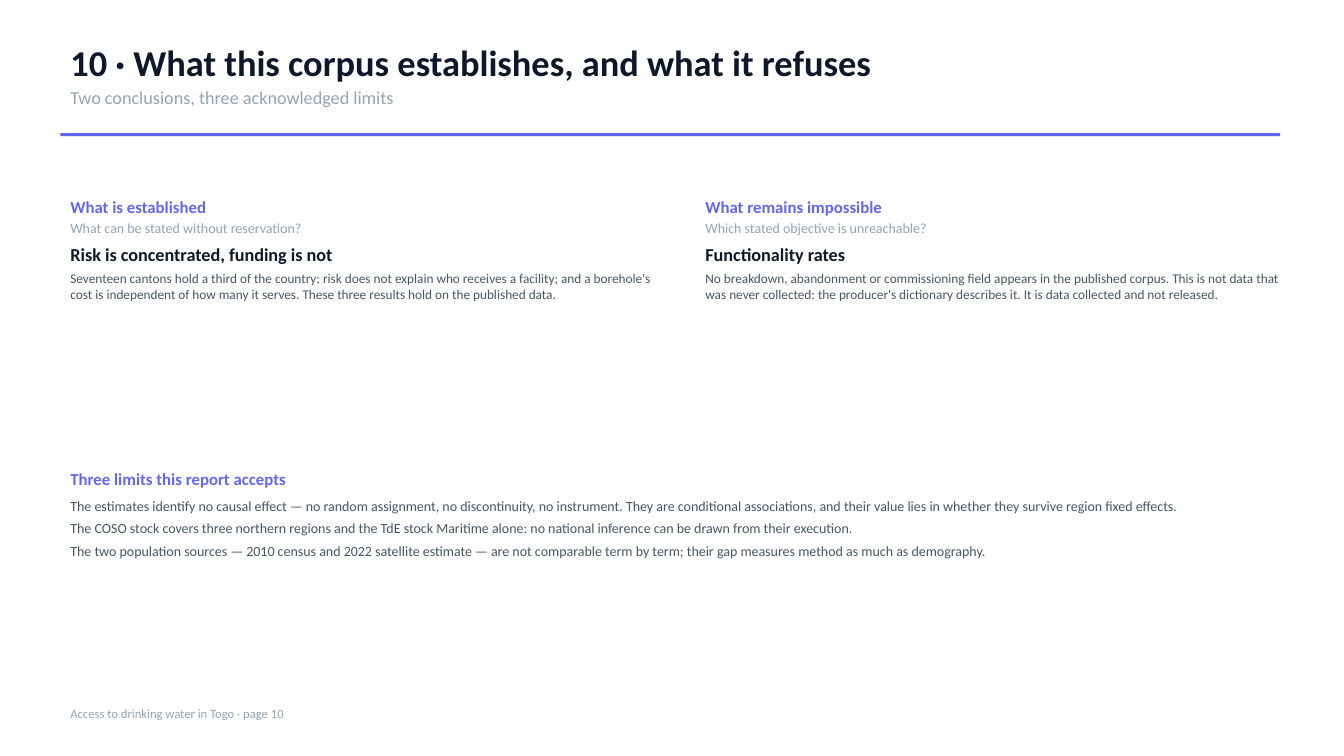
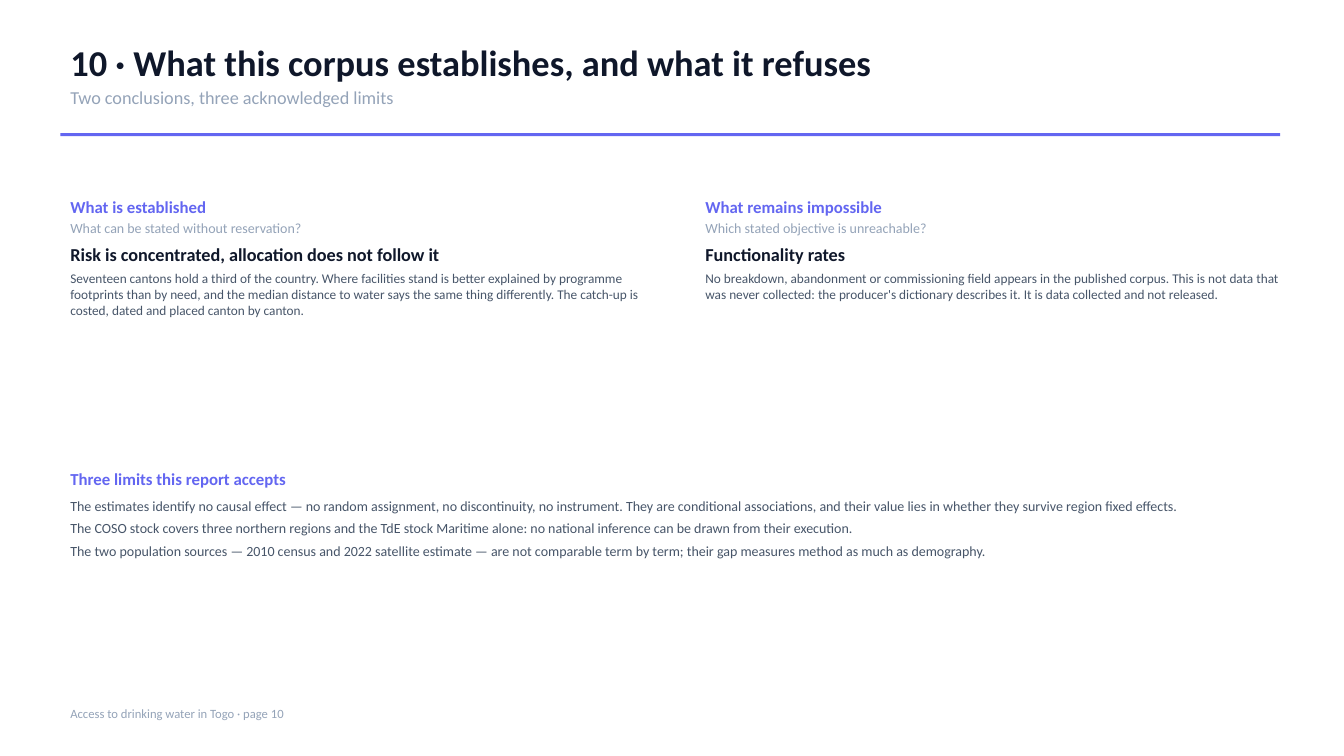
Before and after one commit to Bernardpip/data_lab_challenges, a slide deck: slide 10 of Togo-environnement-hydrolique/rapport/Togo_Water_Sanitation_Report.pptx. Drawn at 1344x756 pixels with LibreOffice and Linux fonts; fonts in the diff are those of the drawing. Boxes give left, top, right and bottom in pixels: in the first picture for what was removed or moved away, otherwise in the second. Text is boxed around its words. In the diff, an @@ line names an element or a change of style, - is before the commit and + after.

```diff
--- a/Togo-environnement-hydrolique/rapport/Togo_Water_Sanitation_Report.pptx
+++ b/Togo-environnement-hydrolique/rapport/Togo_Water_Sanitation_Report.pptx
@@ text at (x1=70, y1=248, x2=638, y2=317): text changed @@
-Risk is concentrated, funding is not
-Seventeen cantons hold a third of the country; risk does not explain who receives a facility; and a borehole's cost is independent of how many it serves. These three results hold on the published data.
+Risk is concentrated, allocation does not follow it
+Seventeen cantons hold a third of the country. Where facilities stand is better explained by programme footprints than by need, and the median distance to water says the same thing differently. The catch-up is costed, dated and placed canton by canton.
```
Also in this commit, not shown: 5 other slides changed, 3 slides added, 3 slides removed, 11 other files.
